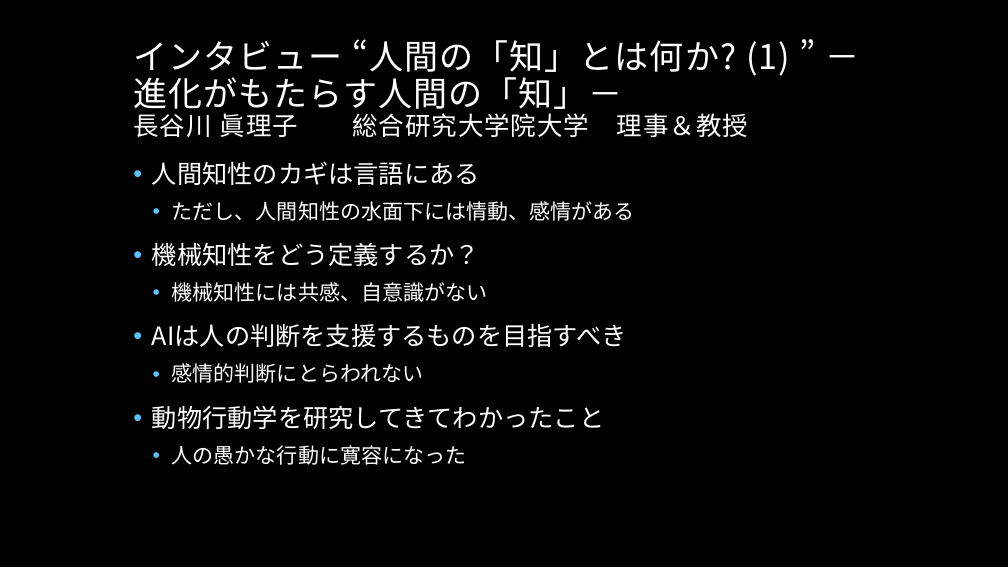
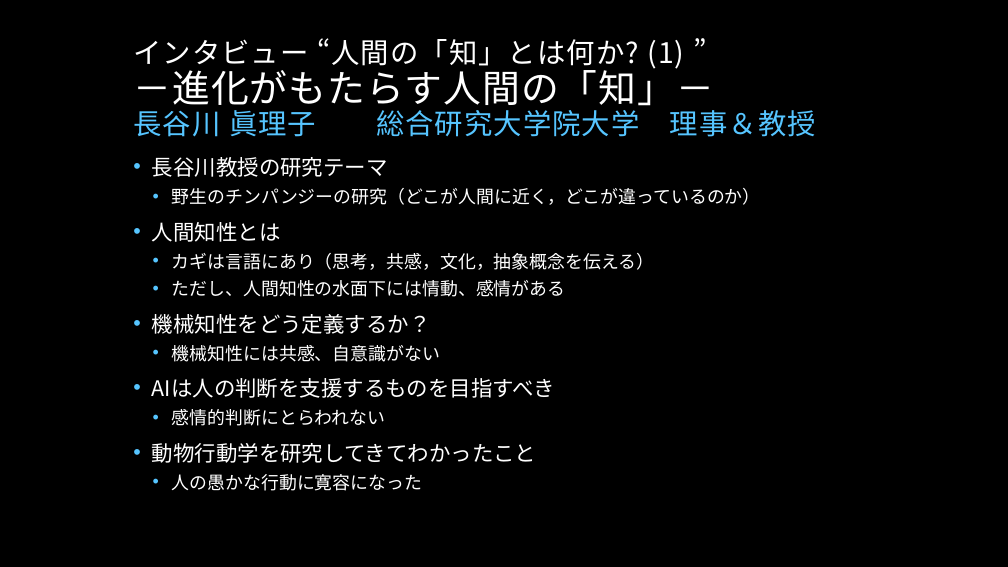
Before and after one commit to fujiichi/AISECjp9, a slide deck: slide 6 of AISECjp#9 LT Nobel Prize Dialogue Tokyo 2017.pptx (slide 5 before the commit). Drawn at 1008x567 pixels with LibreOffice and Linux fonts; fonts in the diff are those of the drawing; background and template pictures are left out. Boxes give left, top, right and bottom in pixels: in the first picture for what was removed or moved away, otherwise in the second. Text is boxed around its words. In the diff, an @@ line names an element or a change of style, - is before the commit and + after.

```diff
--- a/AISECjp#9 LT Nobel Prize Dialogue Tokyo 2017.pptx
+++ b/AISECjp#9 LT Nobel Prize Dialogue Tokyo 2017.pptx
@@ title "インタビュー “人間の「知」とは何か? (1) ” －進化がもたらす人間の「知」－ ..." at box(133, 38, 816, 137): size 32.4 to 27 pt in "インタビュー “人間の「知」とは何か? (1) ”"; size 32.4 to 36 pt in "－進化がもたらす人間の「知」－"; size 24.3 to 27 pt, text colour #FFFFFF to #56C5FF in "長谷川 眞理子 総合研究大学院大学 理事＆教授" @@
@@ text at box(152, 157, 761, 270): text changed; size 24 to 17 pt @@
-• 人間知性のカギは言語にある
+• 長谷川教授の研究テーマ
+  • 野生のチンパンジーの研究（どこが人間に近く，どこが違っているのか）
+• 人間知性とは
+  • カギは言語にあり（思考，共感，文化，抽象概念を伝える）
@@ text at box(152, 280, 566, 491): size 20 to 17 pt in "ただし、人間知性の水面下には情動、感情がある", "機械知性には共感、自意識がない", "感情的判断にとらわれない", "人の愚かな行動に寛容になった"; size 24 to 20.4 pt in "機械知性をどう定義するか？", "AIは人の判断を支援するものを目指すべき", "動物行動学を研究してきてわかったこと"; line spacing 0.9 to 0.7 @@
```
Also in this commit, not shown: 6 other slides changed, 8 slides added.
